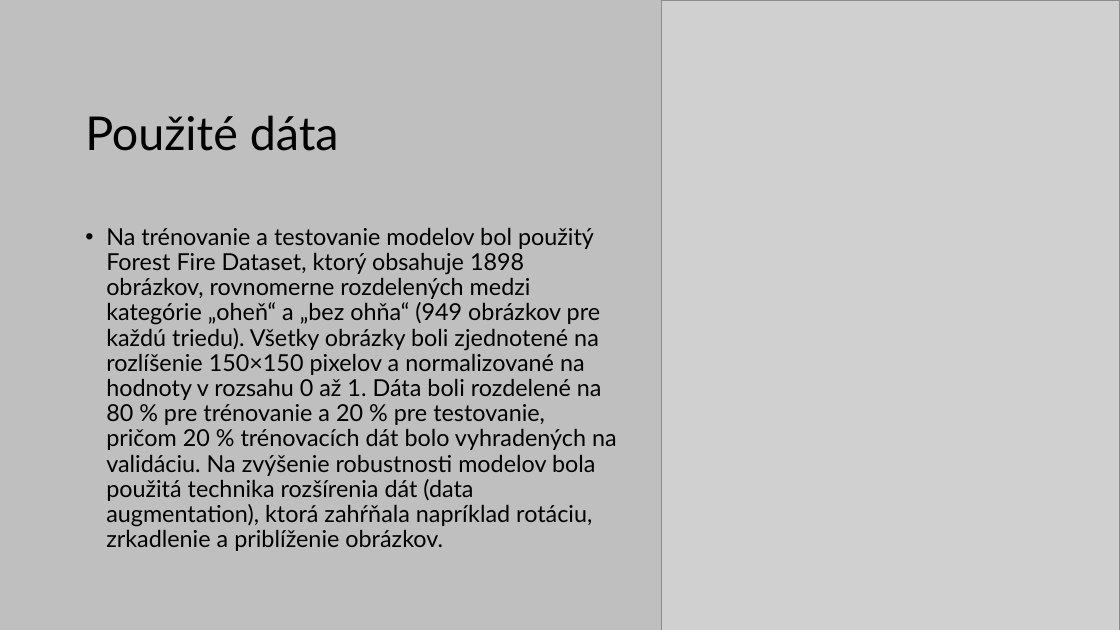
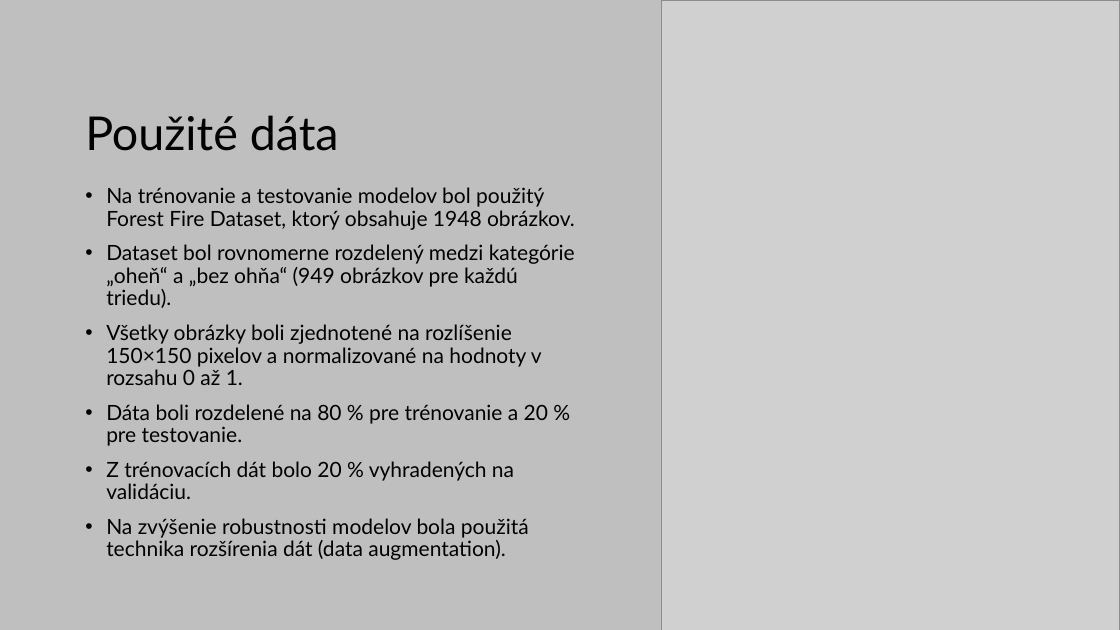
Before and after one commit to dnlkzhn/forest-fire-detection-replication, a slide deck: slide 3 of slides.pptx. Drawn at 1120x630 pixels with LibreOffice and Linux fonts; fonts in the diff are those of the drawing; grey boxes stand for pictures. Boxes give left, top, right and bottom in pixels: in the first picture for what was removed or moved away, otherwise in the second. Text is boxed around its words. In the diff, an @@ line names an element or a change of style, - is before the commit and + after.

```diff
--- a/slides.pptx
+++ b/slides.pptx
@@ text at [106, 187, 575, 538]: text changed; size 20 to 18 pt @@
-• Na trénovanie a testovanie modelov bol použitý Forest Fire Dataset, ktorý obsahuje 1898 obrázkov, rovnomerne rozdelených medzi kategórie „oheň“ a „bez ohňa“ (949 obrázkov pre každú triedu). Všetky obrázky boli zjednotené na rozlíšenie 150×150 pixelov a normalizované na hodnoty v rozsahu 0 až 1. Dáta boli rozdelené na 80 % pre trénovanie a 20 % pre testovanie, pričom 20 % trénovacích dát bolo vyhradených na validáciu. Na zvýšenie robustnosti modelov bola použitá technika rozšírenia dát (data augmentation), ktorá zahŕňala napríklad rotáciu, zrkadlenie a priblíženie obrázkov.
+• Na trénovanie a testovanie modelov bol použitý Forest Fire Dataset, ktorý obsahuje 1948 obrázkov.
+• Dataset bol rovnomerne rozdelený medzi kategórie „oheň“ a „bez ohňa“ (949 obrázkov pre každú triedu).
+• Všetky obrázky boli zjednotené na rozlíšenie 150×150 pixelov a normalizované na hodnoty v rozsahu 0 až 1.
+• Dáta boli rozdelené na 80 % pre trénovanie a 20 % pre testovanie.
+• Z trénovacích dát bolo 20 % vyhradených na validáciu.
+• Na zvýšenie robustnosti modelov bola použitá technika rozšírenia dát (data augmentation).
```
Also in this commit, not shown: 2 other slides changed, 1 slide added.
